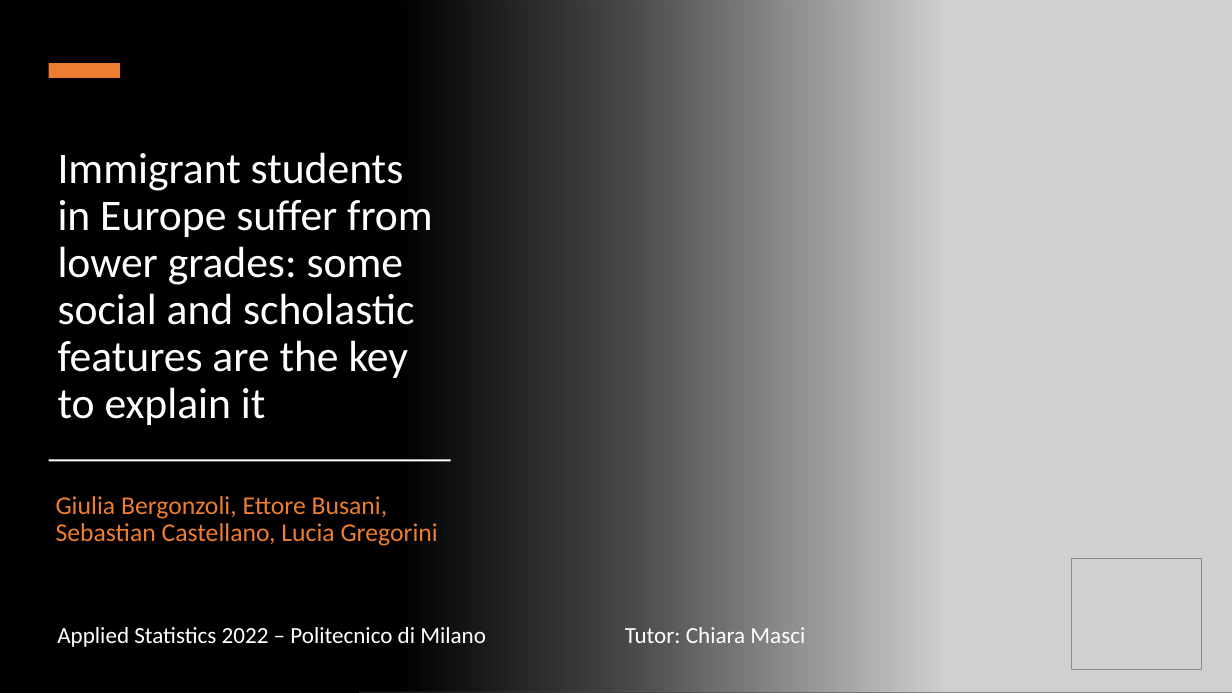
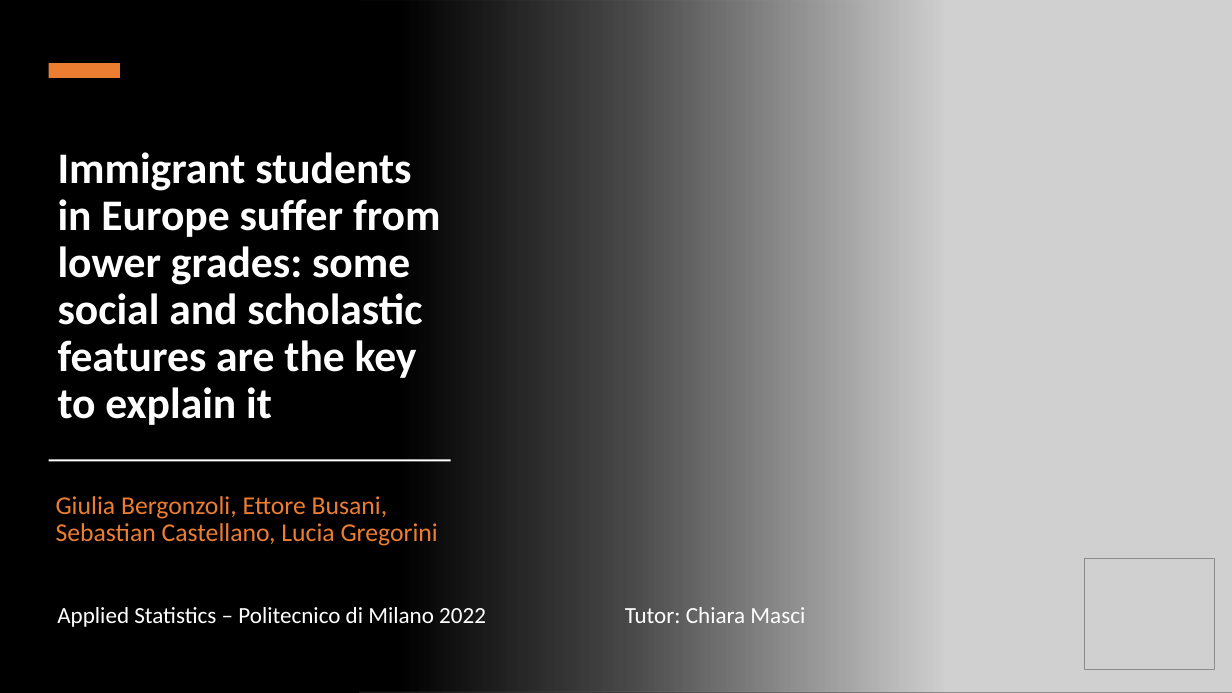
Before and after one commit to SebastianCastellano/Applied-Statistics-Project, a slide deck: slide 1 of Presentations/Pitch for 25.07/final Pitch.pptx. Drawn at 1232x693 pixels with LibreOffice and Linux fonts; fonts in the diff are those of the drawing; grey boxes stand for pictures. Boxes give left, top, right and bottom in pixels: in the first picture for what was removed or moved away, otherwise in the second. Text is boxed around its words. In the diff, an @@ line names an element or a change of style, - is before the commit and + after.

```diff
--- a/Presentations/Pitch for 25.07/final Pitch.pptx
+++ b/Presentations/Pitch for 25.07/final Pitch.pptx
@@ title "Immigrant students in Europe suffer ..." at <box>58,152,441,425</box>: bold on @@
@@ picture: place and size @@
-picture at <box>1072,559,1202,670</box>
+picture at <box>1085,559,1214,670</box>
@@ text "Tutor: Chiara Masci": place and size @@
-text "Tutor: Chiara Masci" at <box>625,627,805,643</box>
+text "Tutor: Chiara Masci" at <box>625,607,805,623</box>
@@ text at <box>57,607,486,627</box>: text changed @@
-Applied Statistics 2022 – Politecnico di Milano
+Applied Statistics – Politecnico di Milano 2022
```
Also in this commit, not shown: 2 other slides changed, 12 slides removed, 8 other files.
